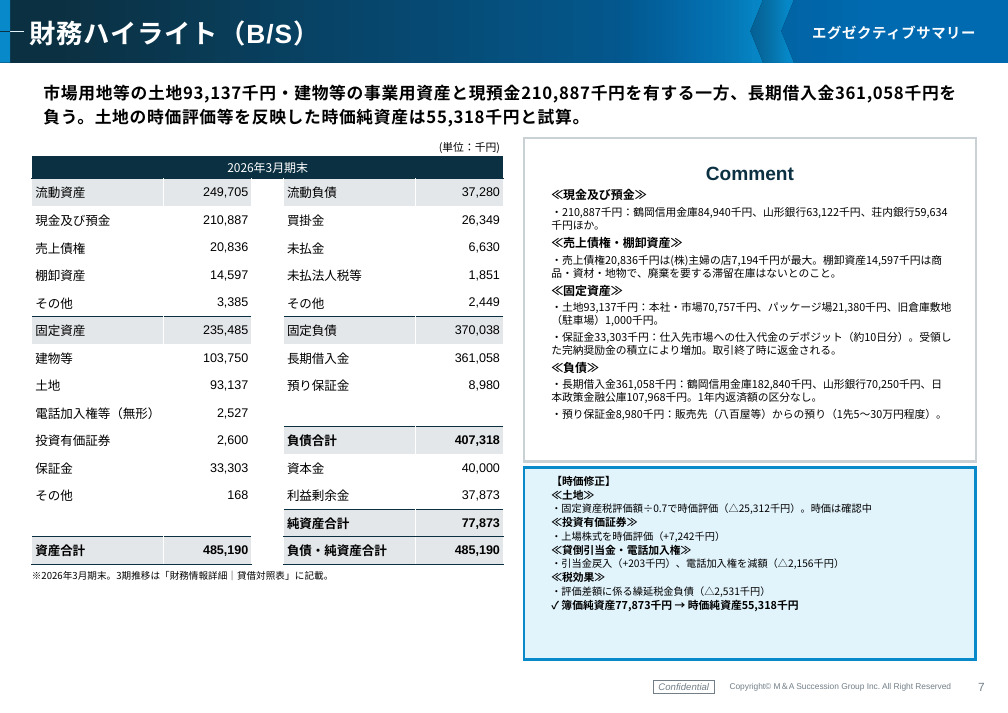
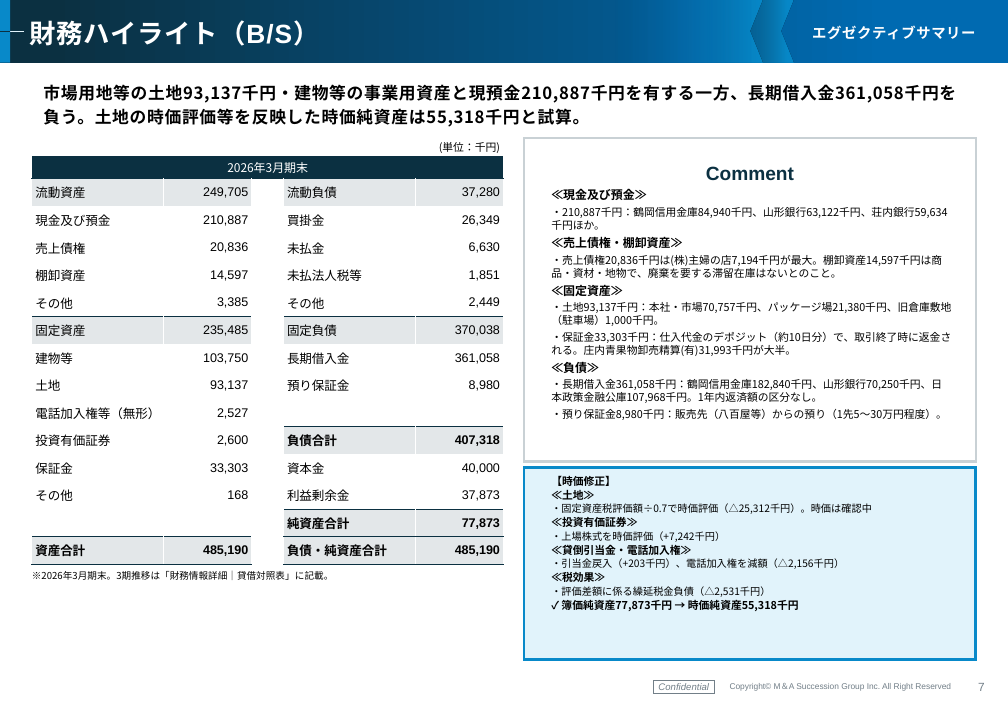
Before and after one commit to keisuketagaito/github-1st, a slide deck: slide 8 of 株式会社鶴岡中央青果/企業概要書_鶴岡中央青果_261019.pptx. Drawn at 1008x713 pixels with LibreOffice and Linux fonts; fonts in the diff are those of the drawing; background and template pictures are left out. Boxes give left, top, right and bottom in pixels: in the first picture for what was removed or moved away, otherwise in the second. Text is boxed around its words. In the diff, an @@ line names an element or a change of style, - is before the commit and + after.

```diff
--- a/株式会社鶴岡中央青果/企業概要書_鶴岡中央青果_261019.pptx
+++ b/株式会社鶴岡中央青果/企業概要書_鶴岡中央青果_261019.pptx
@@ text at bbox=[551, 332, 951, 356]: text changed @@
-・保証金33,303千円：仕入先市場への仕入代金のデポジット（約10日分）。受領した完納奨励金の積立により増加。取引終了時に返金される。
+・保証金33,303千円：仕入代金のデポジット（約10日分）で、取引終了時に返金される。庄内青果物卸売精算(有)31,993千円が大半。
```
Also in this commit, not shown: 9 other slides changed, 6 other files.
